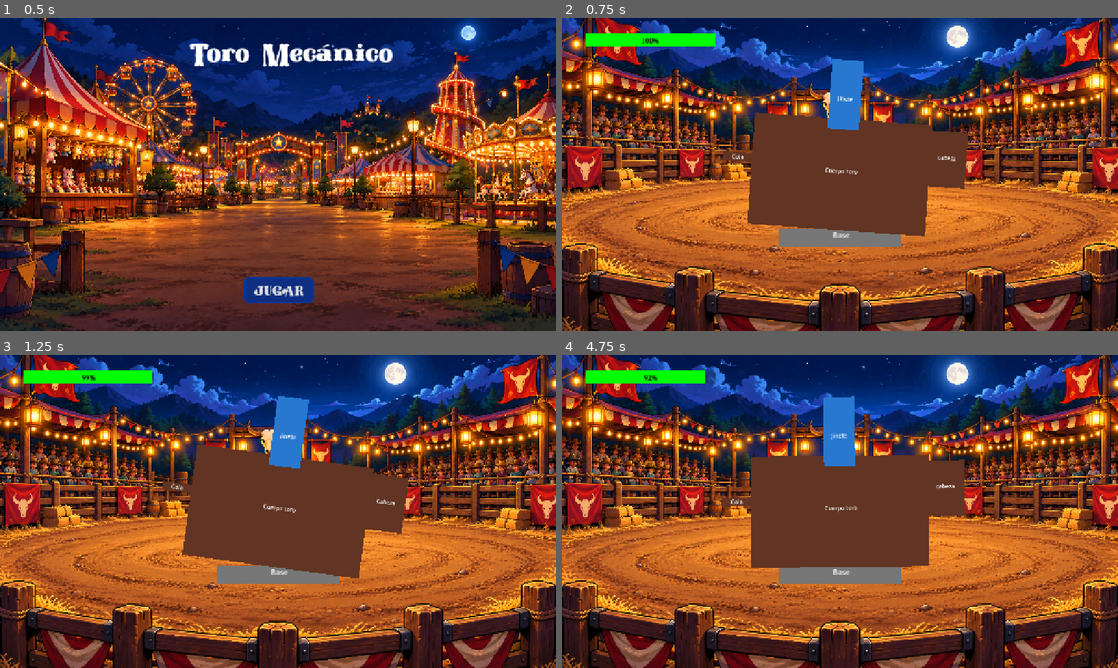
Above: before the commit, frames 1-4 (two rows, left to right).
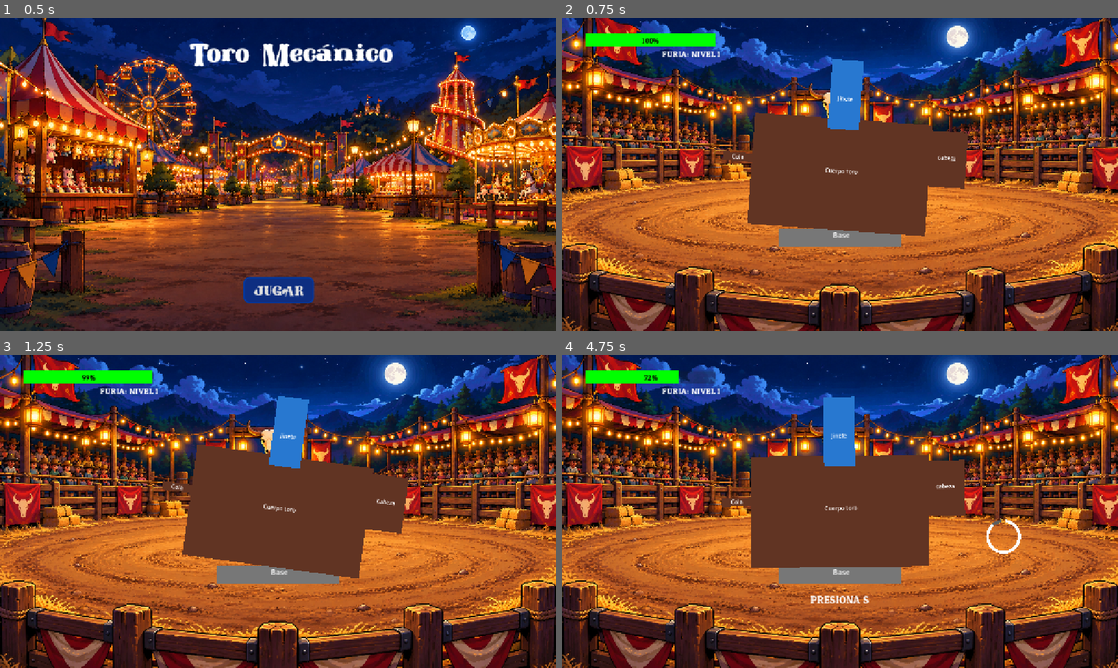
Above: after the commit, the same moments.

Repository: valentinarojasv/toro_mecanico_proyecto
Game: Godot game, scene res://Scenes/ui/menu_principal.tscn
Same seed, same stepped clock (60 frames per second), same inputs: the game is played once before the commit and once after it.
Inputs:
- Up to frame 1 (0.5 s): no input
- Up to frame 2 (0.75 s): click "JUGAR" at 0.5 s
- Up to frame 3 (1.25 s): no input
- Up to frame 4 (4.75 s): hold Space (accion) 1.28-2.03 s; hold W (qte_arriba) 1.28-2.78 s; tap Space (accion) at 2.1, 3.6 s; hold Space (accion) 2.78-3.53 s; hold A (qte_izq) 2.78-4.28 s; hold S (qte_abajo) from 4.28 s (still down); hold Space (accion) from 4.28 s (still down)

Frame 1 is identical in both runs. In frame 2, 0.1% of the frame differs, in the area x 18-29%, y 10-13%; in frame 3, 0.1%; in frame 4, 0.7%, in the area x 14-83%, y 4-80%.

Commit message:
Dia 5: sistema de furia y dificultad progresiva de QTE

Diff:
--- a/Scenes/game/juego.tscn
+++ b/Scenes/game/juego.tscn
@@ -5,18 +5,23 @@
 [ext_resource type="Script" uid="uid://dyhkwa3akjq21" path="res://Resources/configuracion_equilibrio.gd" id="2_g775n"]
 [ext_resource type="PackedScene" uid="uid://bgk6s1dswtnwr" path="res://Scenes/entidades/toro.tscn" id="2_wbnfm"]
 [ext_resource type="PackedScene" uid="uid://gq2jbugprda5" path="res://Scenes/ui/hub.tscn" id="3_wbnfm"]
-[ext_resource type="Resource" uid="uid://ccnd2l5b3lmm2" path="res://Resources/configuracion_toro.tres" id="5_g775n"]
+[ext_resource type="Script" uid="uid://bosycal0tsw2n" path="res://Resources/configuracion_toro.gd" id="5_xfidg"]
 [ext_resource type="Script" uid="uid://cfq4sakqk4nqw" path="res://Scripts/hub.gd" id="6_ho3tb"]
 [ext_resource type="PackedScene" uid="uid://c4ik6i2hj0uiu" path="res://Scenes/ui/qte_prompt.tscn" id="7_5cms2"]
 [ext_resource type="Script" uid="uid://dcwavokeniot4" path="res://Scripts/GestorQTE.gd" id="8_5cms2"]
+[ext_resource type="FontFile" uid="uid://gbm3ofo7ajux" path="res://Assets/final/PatuaOne-Regular.ttf" id="9_xfidg"]
 
-[sub_resource type="Resource" id="Resource_rbg1w"]
+[sub_resource type="Resource" id="Resource_djoim"]
 script = ExtResource("2_g775n")
 metadata/_custom_type_script = "uid://dyhkwa3akjq21"
 
+[sub_resource type="Resource" id="Resource_ixi3t"]
+script = ExtResource("5_xfidg")
+metadata/_custom_type_script = "uid://bosycal0tsw2n"
+
 [node name="Juego" type="Node2D" unique_id=1504673152]
 script = ExtResource("1_p2ibf")
-configuracion = SubResource("Resource_rbg1w")
+configuracion = SubResource("Resource_djoim")
 
 [node name="fondo" type="Sprite2D" parent="." unique_id=2079894343]
 z_index = -10
@@ -43,7 +48,7 @@
 [node name="Toro" parent="escenario" unique_id=1615739686 instance=ExtResource("2_wbnfm")]
 position = Vector2(640, 360)
 scale = Vector2(0.8, 0.8)
-configuracion = ExtResource("5_g775n")
+configuracion = SubResource("Resource_ixi3t")
 
 [node name="HUB" parent="." unique_id=2035256680 instance=ExtResource("3_wbnfm")]
 script = ExtResource("6_ho3tb")
@@ -54,13 +59,23 @@
 offset_right = 354.0
 offset_bottom = 67.0
 
+[node name="NivelFuria" type="Label" parent="HUB" unique_id=1925498009]
+offset_left = 230.0
+offset_top = 70.0
+offset_right = 344.0
+offset_bottom = 95.0
+scale = Vector2(1.0374948, 1)
+theme_override_fonts/font = ExtResource("9_xfidg")
+theme_override_font_sizes/font_size = 20
+text = "Furia: Nivel 1"
+
 [node name="QTEPrompt" parent="HUB" unique_id=2131061750 instance=ExtResource("7_5cms2")]
 
 [node name="TextoQTE" parent="HUB/QTEPrompt" index="0" unique_id=872682784]
-offset_left = 531.0
-offset_top = 554.0
-offset_right = 745.0
-offset_bottom = 593.0
+offset_left = 532.0
+offset_top = 547.0
+offset_right = 746.0
+offset_bottom = 586.0
 
 [node name="AnilloTiempo" parent="HUB/QTEPrompt" index="1" unique_id=1186575703]
 offset_left = 927.99994
--- a/Scenes/ui/hub.tscn
+++ b/Scenes/ui/hub.tscn
@@ -14,5 +14,5 @@
 theme_override_colors/font_color = Color(0.0056611365, 0.005661154, 0.005661178, 1)
 theme_override_fonts/font = ExtResource("1_w4rgr")
 theme_override_styles/fill = SubResource("StyleBoxFlat_0xnns")
-step = 1.0
+step = 0.1
 value = 100.0
--- a/Scripts/GestorQTE.gd
+++ b/Scripts/GestorQTE.gd
@@ -1,60 +1,96 @@
 extends Node
 
-# Avisa cuando comienza un QTE.
+# Señales de los QTE.
 signal qte_iniciado(accion: String, tecla: String, es_direccion: bool)
-
-# Avisa cuando el jugador acierta.
 signal qte_acertado
-
-# Avisa cuando el jugador falla.
 signal qte_fallado
-
-# Temporizador del QTE.
+signal progreso_machacar(pulsaciones: int, necesarias: int)
+
 @onready var temporizador: Timer = $TemporizadorQTE
 
-# Acciones disponibles.
+# Acciones de los QTE existentes.
 var acciones_qte: Array[String] = [
-	"qte_izq",
-	"qte_derecha",
-	"qte_arriba",
-	"qte_abajo"
+	"qte_izq", "qte_derecha", "qte_arriba", "qte_abajo"
 ]
 
-var teclas_qte: Array[String] = [
-	"A",
-	"D",
-	"W",
-	"S"
-]
-
-# Estado del QTE.
+var teclas_qte: Array[String] = ["A", "D", "W", "S"]
+
 var qte_activo: bool = false
 var accion_correcta: String = ""
 
-
-# Prepara el temporizador.
+# Tiempo de respuesta según el nivel de furia.
+var tiempo_respuesta: float = 1.6
+
+# Configuración del QTE de mantener.
+@export var duracion_mantener: float = 1.0
+
+var qte_mantener: bool = false
+var manteniendo_tecla: bool = false
+var tiempo_mantenido: float = 0.0
+
+# Configuración del QTE de pulsaciones repetidas.
+@export_range(1, 20, 1) var pulsaciones_necesarias: int = 5
+
+var qte_machacar: bool = false
+var pulsaciones_actuales: int = 0
+
+# Configuración del QTE de secuencia.
+@export_range(3, 4, 1) var longitud_secuencia: int = 3
+@export var duracion_secuencia: float = 4.0
+
+var qte_secuencia: bool = false
+var secuencia_acciones: Array[String] = []
+var secuencia_teclas: Array[String] = []
+var posicion_secuencia: int = 0
+
+
 func _ready() -> void:
 	temporizador.timeout.connect(fallar_qte)
 
 
-# Inicia un QTE de pulsación simple.
+func _process(delta: float) -> void:
+	if not qte_activo or not qte_mantener:
+		return
+
+	if manteniendo_tecla:
+		tiempo_mantenido += delta
+
+		if tiempo_mantenido >= duracion_mantener:
+			acertar_qte()
+
+
+# Configura el tiempo de respuesta del nivel actual.
+func configurar_tiempo_respuesta(nivel_furia: int) -> void:
+	match nivel_furia:
+		1:
+			tiempo_respuesta = 1.6
+		2:
+			tiempo_respuesta = 1.3
+		3:
+			tiempo_respuesta = 1.0
+		4:
+			tiempo_respuesta = 0.8
+		5:
+			tiempo_respuesta = 0.6
+
+
+# Inicia un QTE simple.
 func iniciar_simple() -> void:
+	preparar_qte_normal()
+
 	var indice: int = randi_range(0, acciones_qte.size() - 1)
 
 	accion_correcta = acciones_qte[indice]
 	qte_activo = true
 
-	temporizador.start()
-
-	qte_iniciado.emit(
-		accion_correcta,
-		teclas_qte[indice],
-		false
-	)
-
-
-# Inicia un QTE de dirección.
+	temporizador.start(tiempo_respuesta)
+	qte_iniciado.emit(accion_correcta, teclas_qte[indice], false)
+
+
+# Inicia un QTE direccional.
 func iniciar_direccion(inclinacion: float) -> void:
+	preparar_qte_normal()
+
 	var tecla: String = ""
 
 	if inclinacion < 0.0:
@@ -66,18 +102,115 @@
 
 	qte_activo = true
 
-	temporizador.start()
+	temporizador.start(tiempo_respuesta)
+	qte_iniciado.emit(accion_correcta, tecla, true)
+
+
+# Inicia un QTE de mantener ESPACIO.
+func iniciar_mantener() -> void:
+	preparar_qte_normal()
+
+	qte_mantener = true
+	accion_correcta = "accion"
+	qte_activo = true
+
+	# Conserva el tiempo necesario para mantener la tecla.
+	var tiempo_mantener_qte: float = maxf(
+		tiempo_respuesta,
+		duracion_mantener + 0.5
+	)
+
+	temporizador.start(tiempo_mantener_qte)
+	qte_iniciado.emit(accion_correcta, "ESPACIO", false)
+
+
+# Inicia un QTE de pulsaciones repetidas.
+func iniciar_machacar() -> void:
+	preparar_qte_normal()
+
+	qte_machacar = true
+	pulsaciones_actuales = 0
+	accion_correcta = "accion"
+	qte_activo = true
+
+	temporizador.start(tiempo_respuesta)
+	qte_iniciado.emit(accion_correcta, "REPETIR ESPACIO", false)
+
+
+# Inicia un QTE de secuencia.
+func iniciar_secuencia() -> void:
+	preparar_qte_normal()
+
+	qte_secuencia = true
+	posicion_secuencia = 0
+
+	for i in range(longitud_secuencia):
+		var indice: int = randi_range(0, acciones_qte.size() - 1)
+
+		secuencia_acciones.append(acciones_qte[indice])
+		secuencia_teclas.append(teclas_qte[indice])
+
+	qte_activo = true
+
+	# Conserva el tiempo específico de las secuencias.
+	temporizador.start(duracion_secuencia)
 
 	qte_iniciado.emit(
-		accion_correcta,
-		tecla,
-		true
+		"secuencia",
+		"SECUENCIA: " + obtener_texto_secuencia(),
+		false
 	)
 
 
-# Comprueba la respuesta del jugador.
+# Construye el texto de la secuencia.
+func obtener_texto_secuencia() -> String:
+	var texto: String = ""
+
+	for i in range(secuencia_teclas.size()):
+		if i > 0:
+			texto += " → "
+
+		texto += secuencia_teclas[i]
+
+	return texto
+
+
+# Comprueba cada tecla de la secuencia.
+func comprobar_secuencia(accion: String) -> void:
+	if not qte_activo or not qte_secuencia:
+		return
+
+	if accion != secuencia_acciones[posicion_secuencia]:
+		fallar_qte()
+		return
+
+	posicion_secuencia += 1
+
+	if posicion_secuencia >= secuencia_acciones.size():
+		acertar_qte()
+
+
+# Restablece los estados de los QTE.
+func preparar_qte_normal() -> void:
+	qte_mantener = false
+	manteniendo_tecla = false
+	tiempo_mantenido = 0.0
+
+	qte_machacar = false
+	pulsaciones_actuales = 0
+
+	qte_secuencia = false
+	secuencia_acciones.clear()
+	secuencia_teclas.clear()
+	posicion_secuencia = 0
+
+
+# Comprueba los QTE simples y direccionales.
 func comprobar_respuesta(accion: String) -> void:
 	if not qte_activo:
+		return
+
+	if qte_mantener or qte_machacar or qte_secuencia:
 		return
 
 	if accion == accion_correcta:
@@ -85,21 +218,65 @@
 	else:
 		fallar_qte()
 
+
+# Comienza a contar el tiempo mantenido.
+func comenzar_mantener() -> void:
+	if not qte_activo or not qte_mantener:
+		return
+
+	manteniendo_tecla = true
+
+
+# Falla si se suelta ESPACIO antes de tiempo.
+func soltar_mantener() -> void:
+	if not qte_activo or not qte_mantener:
+		return
+
+	if manteniendo_tecla:
+		fallar_qte()
+
+
+# Registra cada pulsación de ESPACIO.
+func registrar_pulsacion() -> void:
+	if not qte_activo or not qte_machacar:
+		return
+
+	pulsaciones_actuales += 1
+
+	# Actualiza el indicador de progreso.
+	progreso_machacar.emit(
+		pulsaciones_actuales,
+		pulsaciones_necesarias
+	)
+
+	if pulsaciones_actuales >= pulsaciones_necesarias:
+		acertar_qte()
+
+
+# Registra un acierto.
 func acertar_qte() -> void:
 	qte_activo = false
+	preparar_qte_normal()
+
 	temporizador.stop()
 	qte_acertado.emit()
 
+
+# Registra un fallo.
 func fallar_qte() -> void:
 	if not qte_activo:
 		return
 
 	qte_activo = false
+	preparar_qte_normal()
+
 	temporizador.stop()
 	qte_fallado.emit()
 
 
-# Detiene cualquier QTE activo.
+# Detiene todos los QTE.
 func detener() -> void:
 	qte_activo = false
+	preparar_qte_normal()
+
 	temporizador.stop()
--- a/Scripts/QTEprompt.gd
+++ b/Scripts/QTEprompt.gd
@@ -4,6 +4,7 @@
 @onready var anillo_tiempo: TextureProgressBar = $AnilloTiempo
 
 var numero_resultado: int = 0
+var mostrando_progreso: bool = false
 
 
 func _ready() -> void:
@@ -13,23 +14,37 @@
 	anillo_tiempo.value = 100.0
 
 
-# Muestra la tecla que debe presionar el jugador.
+# Muestra las instrucciones del QTE.
 func mostrar_qte(tecla: String, es_direccion: bool) -> void:
 	numero_resultado += 1
+	mostrando_progreso = false
 
 	if es_direccion:
 		texto_qte.text = "COMPENSA CON " + tecla
+	elif tecla.begins_with("SECUENCIA:"):
+		texto_qte.text = tecla
+	elif tecla == "ESPACIO":
+		texto_qte.text = "MANTÉN ESPACIO"
+	elif tecla == "REPETIR ESPACIO":
+		texto_qte.text = "PULSA ESPACIO
+		 REPETIDAMENTE"
+		mostrando_progreso = true
 	else:
 		texto_qte.text = "PRESIONA " + tecla
 
 	anillo_tiempo.show()
-	anillo_tiempo.value = 100.0
+
+	if mostrando_progreso:
+		anillo_tiempo.value = 0.0
+	else:
+		anillo_tiempo.value = 100.0
+
 	show()
 
 
-# Actualiza el tiempo disponible.
+# Actualiza el tiempo restante.
 func actualizar_tiempo(restante: float, duracion: float) -> void:
-	if duracion <= 0.0:
+	if duracion <= 0.0 or mostrando_progreso:
 		return
 
 	anillo_tiempo.value = clampf(
@@ -39,10 +54,24 @@
 	)
 
 
-# Muestra el resultado en el mismo texto.
+# Actualiza el progreso de las pulsaciones.
+func actualizar_progreso(pulsaciones: int, necesarias: int) -> void:
+	if not mostrando_progreso or necesarias <= 0:
+		return
+
+	anillo_tiempo.value = clampf(
+		(float(pulsaciones) / float(necesarias)) * 100.0,
+		0.0,
+		100.0
+	)
+
+
+# Muestra CORRECTO o FALLASTE.
 func mostrar_resultado(correcto: bool) -> void:
 	numero_resultado += 1
 	var resultado_actual: int = numero_resultado
+
+	mostrando_progreso = false
 
 	if correcto:
 		texto_qte.text = "¡CORRECTO!"
@@ -61,4 +90,5 @@
 # Oculta el indicador.
 func ocultar_qte() -> void:
 	numero_resultado += 1
+	mostrando_progreso = false
 	hide()
--- a/Scripts/hub.gd
+++ b/Scripts/hub.gd
@@ -1,6 +1,8 @@
 extends CanvasLayer
 
 @onready var barra_equilibrio: ProgressBar = $barraequilibrio
+@onready var nivel_furia: Label = $NivelFuria
+
 @export var color_equilibrio_alto: Color = Color.GREEN
 @export var color_equilibrio_medio: Color = Color.YELLOW
 @export var color_equilibrio_bajo: Color = Color.RED
@@ -10,13 +12,14 @@
 @export_range(0.0, 100.0) var limite_medio: float = 30.0
 
 
-# Prepara la barra al iniciar.
+# Prepara el HUD al iniciar.
 func _ready() -> void:
 	barra_equilibrio.min_value = 0.0
 	barra_equilibrio.max_value = 100.0
 	barra_equilibrio.value = 100.0
 
 	actualizar_color(100.0)
+	actualizar_nivel_furia(1)
 
 
 # Actualiza el equilibrio y su color.
@@ -40,6 +43,6 @@
 		estilo.bg_color = color_equilibrio_bajo
 
 
-# Recibe la señal enviada por Juego.
-func _on_juego_equilibrio_cambiado(valor: float) -> void:
-	actualizar_equilibrio(valor)
+# Actualiza el texto del nivel de furia.
+func actualizar_nivel_furia(nivel: int) -> void:
+	nivel_furia.text = "FURIA: NIVEL " + str(nivel)
--- a/Scripts/juego.gd
+++ b/Scripts/juego.gd
@@ -5,9 +5,12 @@
 
 signal equilibrio_cambiado(valor: float)
 signal equilibrio_agotado
+signal nivel_furia_cambiado(nivel: int)
 
 @onready var hud: CanvasLayer = $HUB
+@onready var toro: Node2D = $escenario/Toro
 @onready var movimiento_toro: Node2D = $escenario/Toro/movimiento
+@onready var jinete: Node2D = $escenario/Toro/movimiento/Puntomontura/Jinete
 @onready var gestor_qte: Node = $GestorQTE
 @onready var qte_prompt: Control = $HUB/QTEPrompt
 @onready var temporizador_qte: Timer = $GestorQTE/TemporizadorQTE
@@ -16,7 +19,13 @@
 var partida_activa: bool = true
 var tiempo_entre_qte: float = 0.0
 
-@export var intervalo_qte: float = 5.0
+# Sistema de furia.
+var tiempo_partida: float = 0.0
+var nivel_furia: int = 1
+var intervalo_qte: float = 1.8
+
+const NIVEL_FURIA_MAXIMO: int = 5
+const SEGUNDOS_POR_NIVEL: float = 10.0
 
 
 func _ready() -> void:
@@ -25,24 +34,45 @@
 		return
 
 	randomize()
+
 	equilibrio_actual = configuracion.equilibrio_inicial
 
+	# Conecta el equilibrio y la furia con el HUD.
+	equilibrio_cambiado.connect(hud.actualizar_equilibrio)
+	nivel_furia_cambiado.connect(hud.actualizar_nivel_furia)
+
+	# Conecta la furia con el movimiento del toro.
+	nivel_furia_cambiado.connect(toro.actualizar_nivel_furia)
+
+	# Conecta las señales de los QTE.
 	gestor_qte.qte_iniciado.connect(_on_qte_iniciado)
 	gestor_qte.qte_acertado.connect(_on_qte_acertado)
 	gestor_qte.qte_fallado.connect(_on_qte_fallado)
-
+	gestor_qte.progreso_machacar.connect(_on_progreso_machacar)
+
+	configurar_dificultad_furia()
+
+	# Muestra los valores iniciales.
 	equilibrio_cambiado.emit(equilibrio_actual)
+	nivel_furia_cambiado.emit(nivel_furia)
 
 
 func _process(delta: float) -> void:
 	if configuracion == null or not partida_activa:
 		return
 
-	modificar_equilibrio(-configuracion.perdida_por_segundo * delta)
+	# Actualiza el nivel de furia.
+	actualizar_furia(delta)
+
+	# Reduce el equilibrio constantemente.
+	modificar_equilibrio(
+		-configuracion.perdida_por_segundo * delta
+	)
 
 	if not partida_activa:
 		return
 
+	# Actualiza el indicador de tiempo del QTE.
 	if gestor_qte.qte_activo:
 		qte_prompt.actualizar_tiempo(
 			temporizador_qte.time_left,
@@ -55,52 +85,141 @@
 			iniciar_qte()
 
 
+# Aumenta la furia cada 10 segundos.
+func actualizar_furia(delta: float) -> void:
+	tiempo_partida += delta
+
+	var nuevo_nivel: int = mini(
+		int(tiempo_partida / SEGUNDOS_POR_NIVEL) + 1,
+		NIVEL_FURIA_MAXIMO
+	)
+
+	if nuevo_nivel != nivel_furia:
+		nivel_furia = nuevo_nivel
+
+		configurar_dificultad_furia()
+
+		# Actualiza el HUD y el movimiento del toro.
+		nivel_furia_cambiado.emit(nivel_furia)
+
+		print("Nivel de furia: ", nivel_furia)
+
+
+# Configura la dificultad de cada nivel.
+func configurar_dificultad_furia() -> void:
+	gestor_qte.configurar_tiempo_respuesta(nivel_furia)
+
+	match nivel_furia:
+		1:
+			intervalo_qte = 1.8
+		2:
+			intervalo_qte = 1.4
+		3:
+			intervalo_qte = 1.1
+		4:
+			intervalo_qte = 0.8
+		5:
+			intervalo_qte = 0.6
+
+
+# Selecciona los QTE disponibles según la furia.
 func iniciar_qte() -> void:
 	tiempo_entre_qte = 0.0
 
-	var tipo_qte: int = randi_range(0, 1)
-
-	if tipo_qte == 0:
-		gestor_qte.iniciar_simple()
-	else:
-		gestor_qte.iniciar_direccion(movimiento_toro.rotation)
-
-
+	# Cada nivel desbloquea nuevos tipos de QTE.
+	var tipo_maximo: int = 1
+
+	match nivel_furia:
+		1:
+			tipo_maximo = 1
+		2:
+			tipo_maximo = 2
+		3:
+			tipo_maximo = 3
+		4, 5:
+			tipo_maximo = 4
+
+	var tipo_qte: int = randi_range(0, tipo_maximo)
+
+	match tipo_qte:
+		0:
+			gestor_qte.iniciar_simple()
+		1:
+			gestor_qte.iniciar_direccion(movimiento_toro.rotation)
+		2:
+			gestor_qte.iniciar_mantener()
+		3:
+			gestor_qte.iniciar_machacar()
+		4:
+			gestor_qte.iniciar_secuencia()
+
+
+# Recibe las teclas del jugador.
 func _unhandled_input(event: InputEvent) -> void:
 	if not partida_activa or not gestor_qte.qte_activo:
 		return
 
+	# QTE de mantener ESPACIO.
+	if gestor_qte.qte_mantener:
+		if event.is_action_pressed("accion") and not event.is_echo():
+			gestor_qte.comenzar_mantener()
+		elif event.is_action_released("accion"):
+			gestor_qte.soltar_mantener()
+		return
+
+	# QTE de pulsaciones repetidas.
+	if gestor_qte.qte_machacar:
+		if event.is_action_pressed("accion") and not event.is_echo():
+			gestor_qte.registrar_pulsacion()
+		return
+
+	# QTE direccionales y de secuencia.
 	var acciones: Array[String] = [
 		"qte_izq",
 		"qte_derecha",
 		"qte_arriba",
-        "qte_abajo"
+		"qte_abajo"
 	]
 
 	for accion in acciones:
-		if event.is_action_pressed(accion):
-			gestor_qte.comprobar_respuesta(accion)
+		if event.is_action_pressed(accion) and not event.is_echo():
+			if gestor_qte.qte_secuencia:
+				gestor_qte.comprobar_secuencia(accion)
+			else:
+				gestor_qte.comprobar_respuesta(accion)
 			return
 
 
+# Muestra las instrucciones del QTE.
 func _on_qte_iniciado(
 	_accion: String, tecla: String, es_direccion: bool
 ) -> void:
 	qte_prompt.mostrar_qte(tecla, es_direccion)
 
 
-# Muestra CORRECTO y recupera equilibrio.
+# Actualiza el progreso de las pulsaciones.
+func _on_progreso_machacar(
+	pulsaciones: int, necesarias: int
+) -> void:
+	qte_prompt.actualizar_progreso(
+		pulsaciones,
+		necesarias
+	)
+
+
+# Recupera equilibrio al acertar.
 func _on_qte_acertado() -> void:
 	qte_prompt.mostrar_resultado(true)
 	modificar_equilibrio(configuracion.recuperacion_qte)
 
 
-# Muestra FALLASTE y penaliza el equilibrio.
+# Pierde equilibrio al fallar.
 func _on_qte_fallado() -> void:
 	qte_prompt.mostrar_resultado(false)
 	modificar_equilibrio(-configuracion.penalizacion_fallo)
 
 
+# Actualiza el equilibrio y notifica al HUD.
 func modificar_equilibrio(cantidad: float) -> void:
 	equilibrio_actual = clampf(
 		equilibrio_actual + cantidad,
@@ -114,13 +233,21 @@
 		terminar_partida()
 
 
-# Termina la partida y abre la pantalla de derrota.
+# Reproduce la caída antes de GAME OVER.
 func terminar_partida() -> void:
 	partida_activa = false
+
 	gestor_qte.detener()
 	qte_prompt.ocultar_qte()
+
 	equilibrio_agotado.emit()
 
+	hud.actualizar_equilibrio(0.0)
+
+	jinete.caer()
+
+	await jinete.caida_terminada
+
 	get_tree().change_scene_to_file(
-        "res://Scenes/ui/fin_juego.tscn"
-	)
+		"res://Scenes/ui/fin_juego.tscn"
+	)
--- a/Scripts/toro.gd
+++ b/Scripts/toro.gd
@@ -8,6 +8,12 @@
 
 # Tiempo acumulado del movimiento.
 var tiempo: float = 0.0
+
+# Nivel de furia actual.
+var nivel_furia: int = 1
+
+# Multiplicador de intensidad del movimiento.
+var multiplicador_furia: float = 1.0
 
 
 # Actualiza el movimiento del toro.
@@ -29,4 +35,22 @@
 		inclinacion
 		* configuracion.fuerza_galope
 		* configuracion.amplitud_inclinacion
+		* multiplicador_furia
 	)
+
+
+# Actualiza la intensidad según la furia.
+func actualizar_nivel_furia(nivel: int) -> void:
+	nivel_furia = clampi(nivel, 1, 5)
+
+	match nivel_furia:
+		1:
+			multiplicador_furia = 1.0
+		2:
+			multiplicador_furia = 1.25
+		3:
+			multiplicador_furia = 1.5
+		4:
+			multiplicador_furia = 1.75
+		5:
+			multiplicador_furia = 2.0
